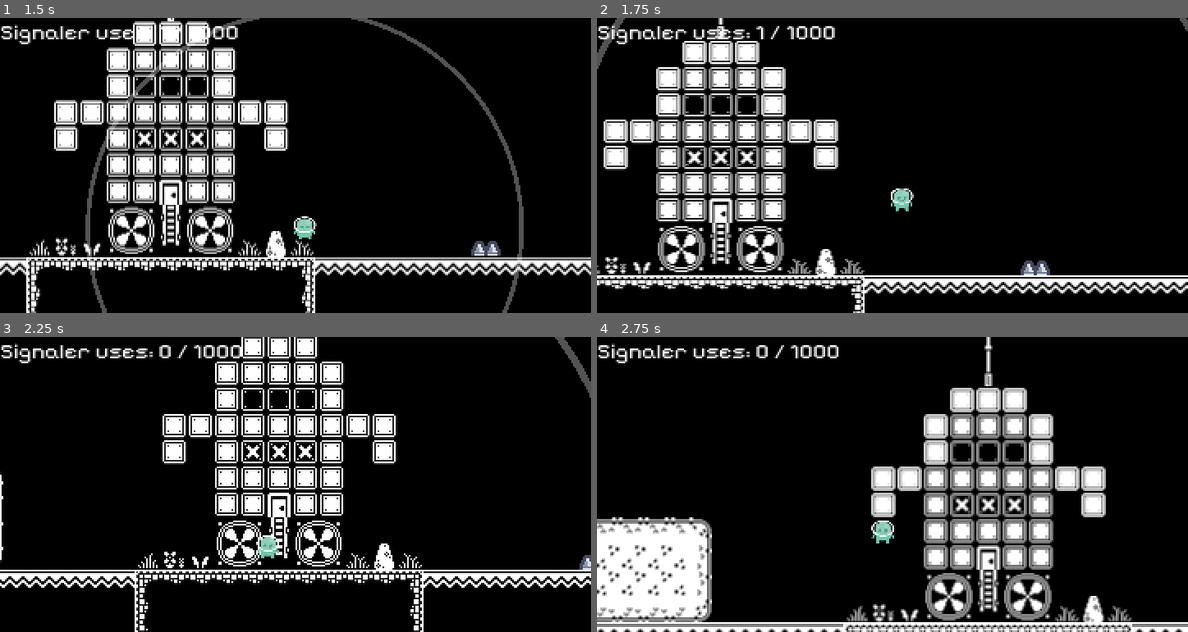
Above: before the commit, frames 1-4 (two rows, left to right).
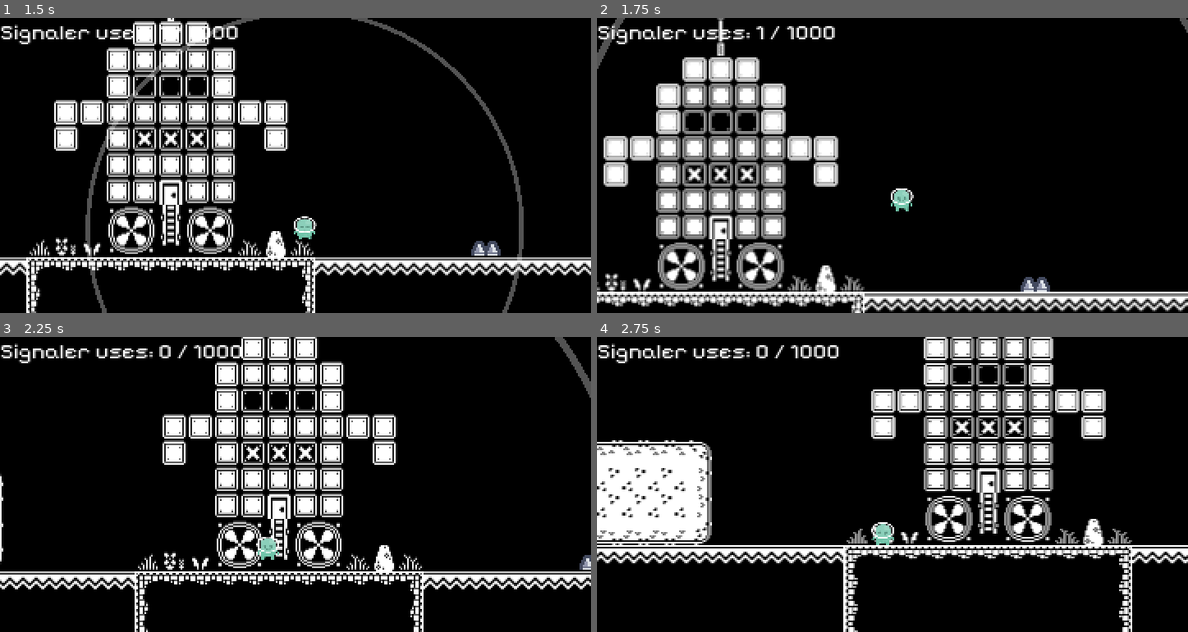
Above: after the commit, the same moments.

Repository: djutemark/ld59
Game: Godot game, scene res://game.tscn
Same seed, same stepped clock (60 frames per second), same inputs: the game is played once before the commit and once after it. The engine's default icon, where the game draws it, is replaced by a stand-in: a white triangle on a blue panel in a dark square.
Inputs:
- Up to frame 1 (1.5 s): tap Enter at 0.5 s; hold Space (jump) 0.53-1.28 s; hold D (move_right) from 0.53 s (still down); tap E (use_signaler) at 1.35 s
- Up to frame 2 (1.75 s): keep holding D (move_right); tap Space (jump) at 1.52, 1.55 s
- Up to frame 3 (2.25 s): tap Space (jump) at 1.82 s; release D (move_right) at 2.03 s; hold A (move_left) from 2.03 s (still down); hold Space (jump) from 2.03 s (still down); tap R at 2.1 s
- Up to frame 4 (2.75 s): keep holding A (move_left); keep holding Space (jump)

Frame 1 is identical in both runs. In frame 2, 25% of the frame differs, in the area x 0-100%, y 0-100%; in frame 3, 9.5%; in frame 4, 36%.

Commit message:
Add air jump

Diff:
--- a/objects/player.tscn
+++ b/objects/player.tscn
@@ -17,7 +17,6 @@
 
 [node name="Player" type="CharacterBody2D" unique_id=56246929]
 script = ExtResource("1_ykyjo")
-gravity_strength = 25.0
 metadata/_edit_horizontal_guides_ = [0.0]
 
 [node name="Sprite2D" type="Sprite2D" parent="." unique_id=90332107]
--- a/scripts/player.gd
+++ b/scripts/player.gd
@@ -1,15 +1,18 @@
 class_name Player
 extends CharacterBody2D
 
-@export var gravity_strength: float = 10
-@export var move_speed: float = 300
-@export var jump_strength: float = 400
+@export var gravity_strength: float = 5
+@export var move_speed: float = 100
+@export var jump_strength: float = 100
+@export var max_num_air_jumps: int = 1
 
 @export var signal_settings: SignalerSettings
 
 var original_position: Vector2
 var current_checkpoint: Checkpoint = null
 var num_warnings: int = 0
+
+var num_air_jumps: int = 0
 
 var collected_keys: int = 0
 
@@ -59,9 +62,21 @@
 		velocity = Vector2.ZERO
 
 
+func do_jump(dir: Vector2) -> void:
+	velocity = dir
+
+
 func move() -> void:
-	if is_on_floor() and Input.is_action_pressed("jump"):
-		velocity = up_direction * jump_strength
+	if Input.is_action_just_pressed("jump"):
+		var jump_vec: Vector2 = up_direction * jump_strength
+
+		print("jumping: num_air = ", num_air_jumps, " max_air = ", max_num_air_jumps)
+		if is_on_floor():
+			num_air_jumps = 0
+			do_jump(jump_vec)
+		elif num_air_jumps < max_num_air_jumps:
+			num_air_jumps += 1
+			do_jump(jump_vec)
 
 	var horizontal = Input.get_axis("move_left", "move_right")
 	velocity.x = horizontal * move_speed
